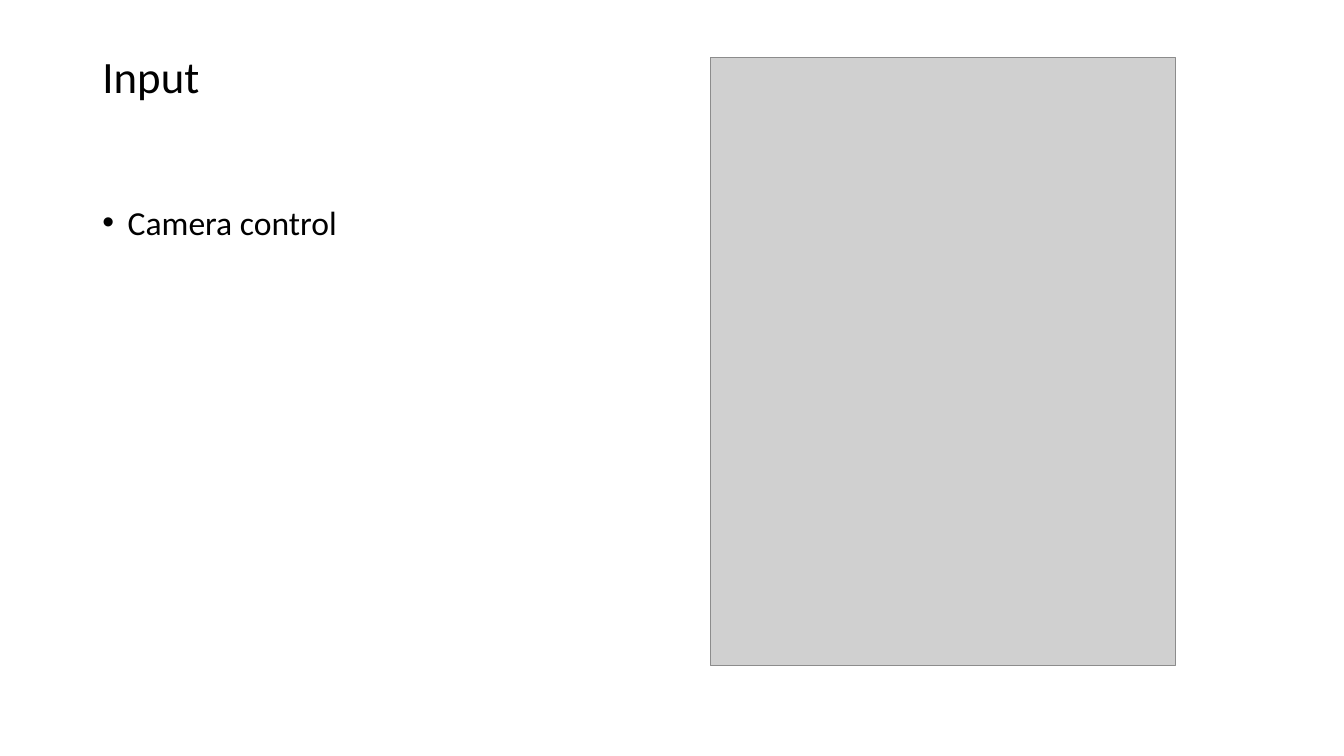
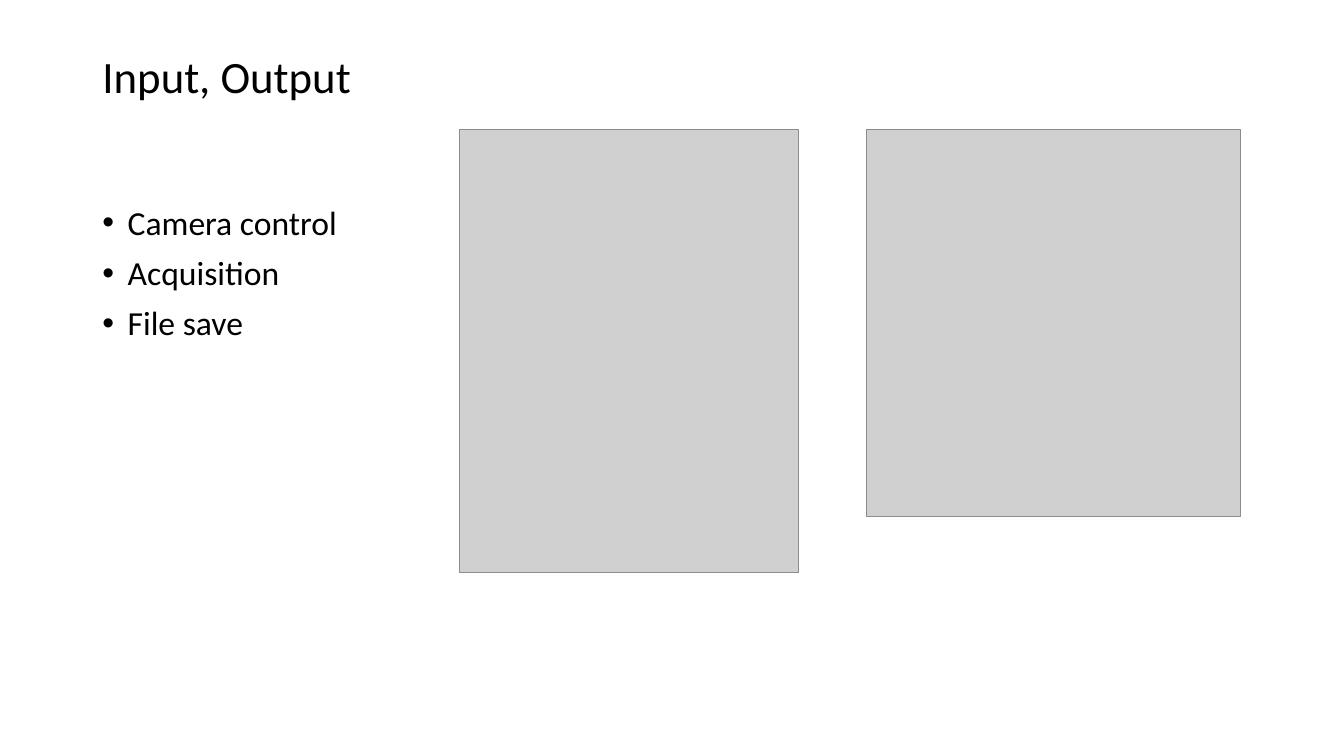
Before and after one commit to PolarizedLightFieldMicroscopy/Documents, a slide deck: slide 14 of LFI plugin/LFM Toolbox.pptx (slide 7 before the commit). Drawn at 1344x756 pixels with LibreOffice and Linux fonts; fonts in the diff are those of the drawing; grey boxes stand for pictures. Boxes give left, top, right and bottom in pixels: in the first picture for what was removed or moved away, otherwise in the second. Text is boxed around its words. In the diff, an @@ line names an element or a change of style, - is before the commit and + after.

```diff
--- a/LFI plugin/LFM Toolbox.pptx
+++ b/LFI plugin/LFM Toolbox.pptx
@@ title at (102,64,351,101): text changed @@
-Input
+Input, Output
@@ picture: place and size @@
-picture at (711,57,1176,666)
+picture at (460,130,799,573)
@@ picture added at (867,130,1241,517) @@
@@ text at (128,262,280,336): paragraphs added @@
+• Acquisition
+• File save
```
Also in this commit, not shown: 4 other slides changed, 4 slides added, 1 slide removed.
